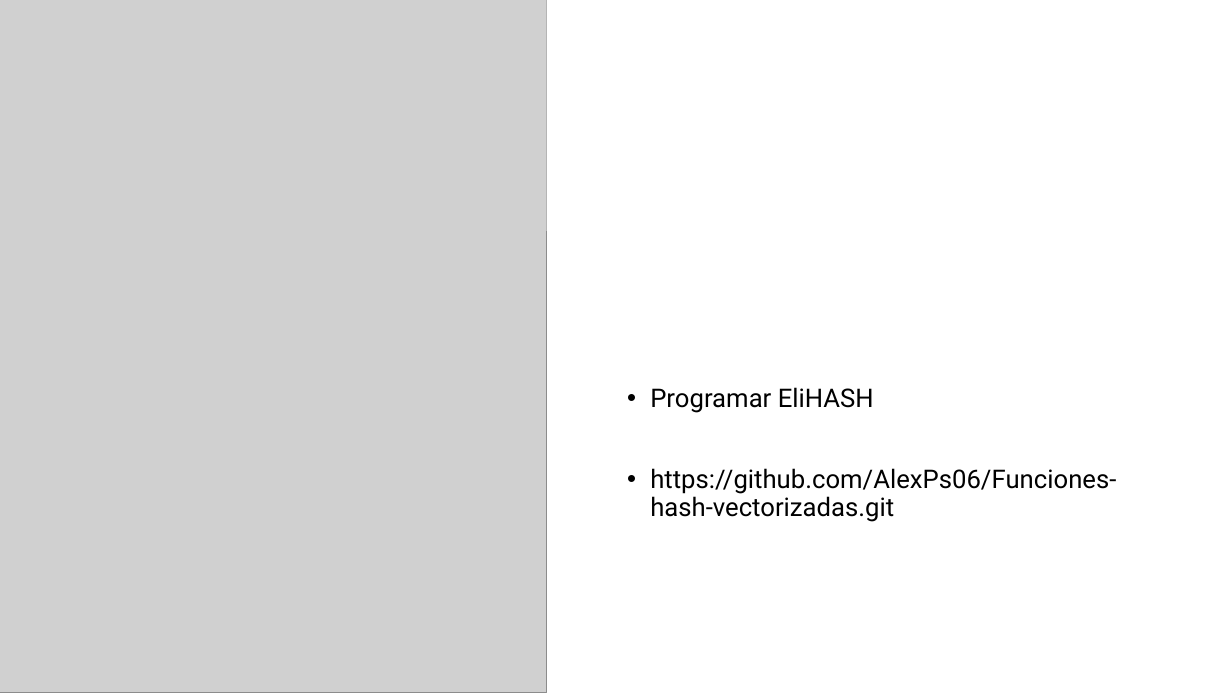
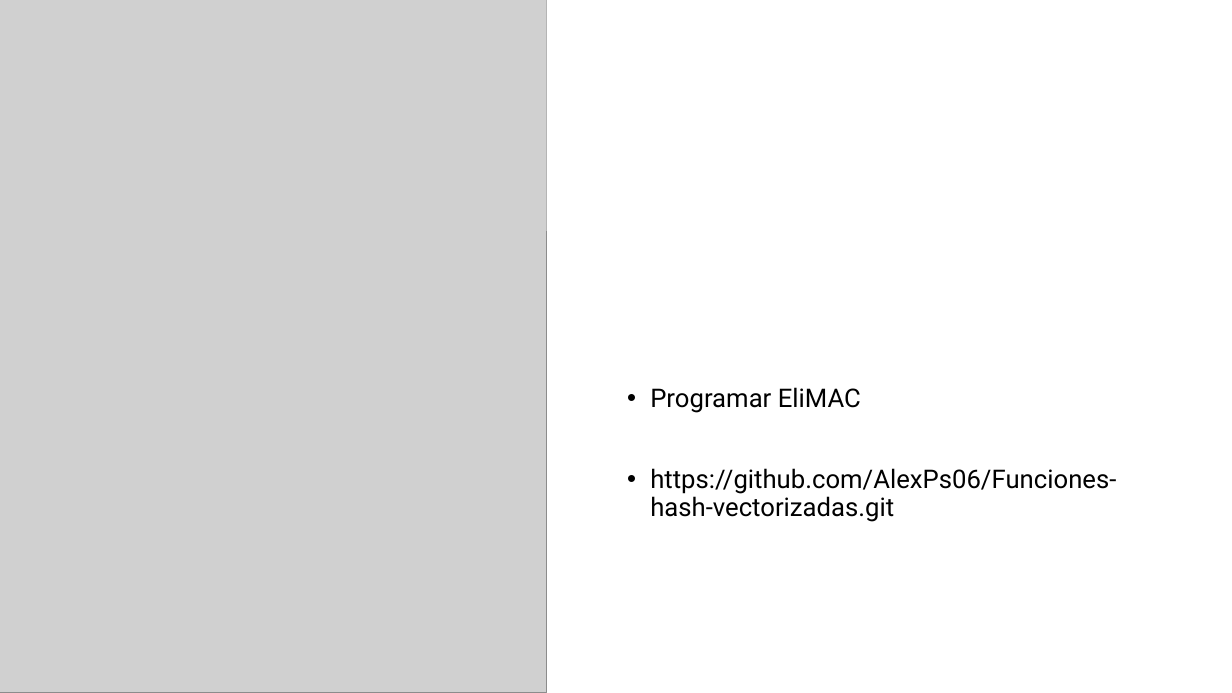
Before and after one commit to AlexPs06/Funciones-hash-vectorizadas, a slide deck: slide 27 of presentacion cripto hash.pptx (slide 28 before the commit). Drawn at 1232x693 pixels with LibreOffice and Linux fonts; fonts in the diff are those of the drawing; grey boxes stand for pictures. Boxes give left, top, right and bottom in pixels: in the first picture for what was removed or moved away, otherwise in the second. Text is boxed around its words. In the diff, an @@ line names an element or a change of style, - is before the commit and + after.

```diff
--- a/presentacion cripto hash.pptx
+++ b/presentacion cripto hash.pptx
@@ text at (x1=650, y1=387, x2=861, y2=413): text changed @@
-• Programar EliHASH
+• Programar EliMAC
```
Also in this commit, not shown: 1 other slide changed, 1 slide removed, 1 other file.
